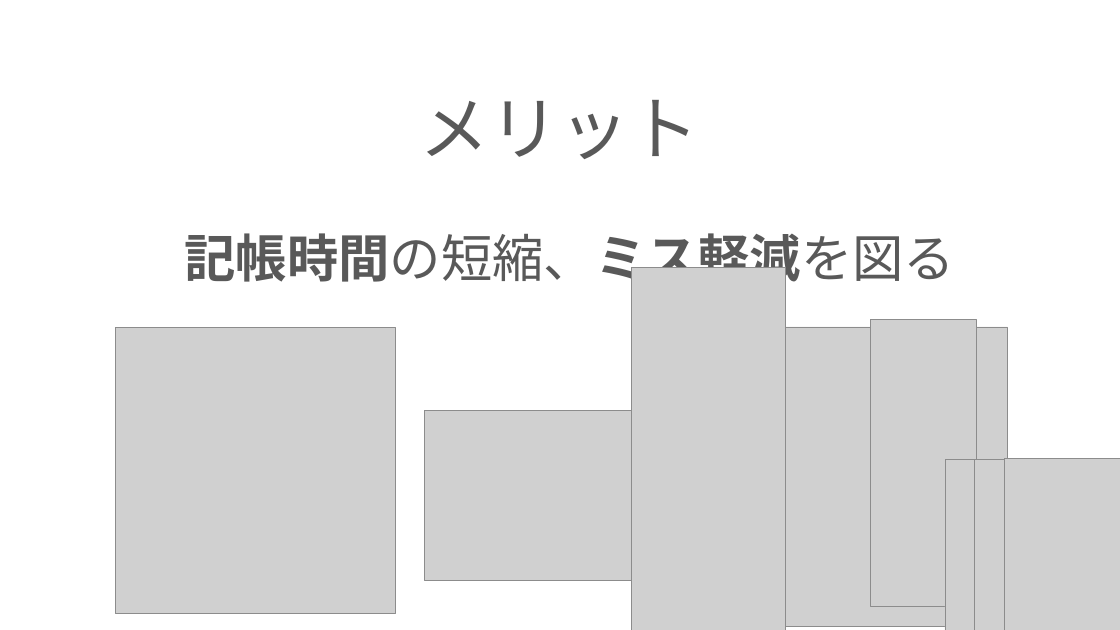
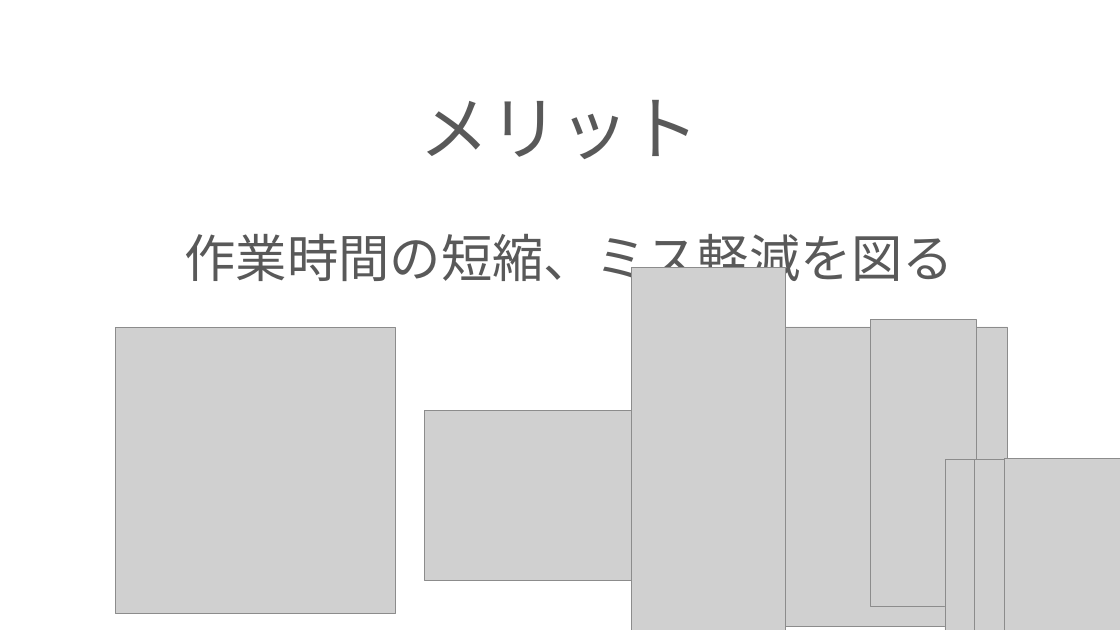
Before and after one commit to ivy239007/PG-, a slide deck: slide 9 of プレゼン資料.pptx (slide 7 before the commit). Drawn at 1120x630 pixels with LibreOffice and Linux fonts; fonts in the diff are those of the drawing; grey boxes stand for pictures; background and template pictures are left out. Boxes give left, top, right and bottom in pixels: in the first picture for what was removed or moved away, otherwise in the second. Text is boxed around its words. In the diff, an @@ line names an element or a change of style, - is before the commit and + after.

```diff
--- a/プレゼン資料.pptx
+++ b/プレゼン資料.pptx
@@ subtitle at (184,234,954,289): text changed; bold off @@
-記帳時間の短縮、ミス軽減を図る
+作業時間の短縮、ミス軽減を図る
```
Also in this commit, not shown: 5 other slides changed, 1 slide added, 1 other file.
